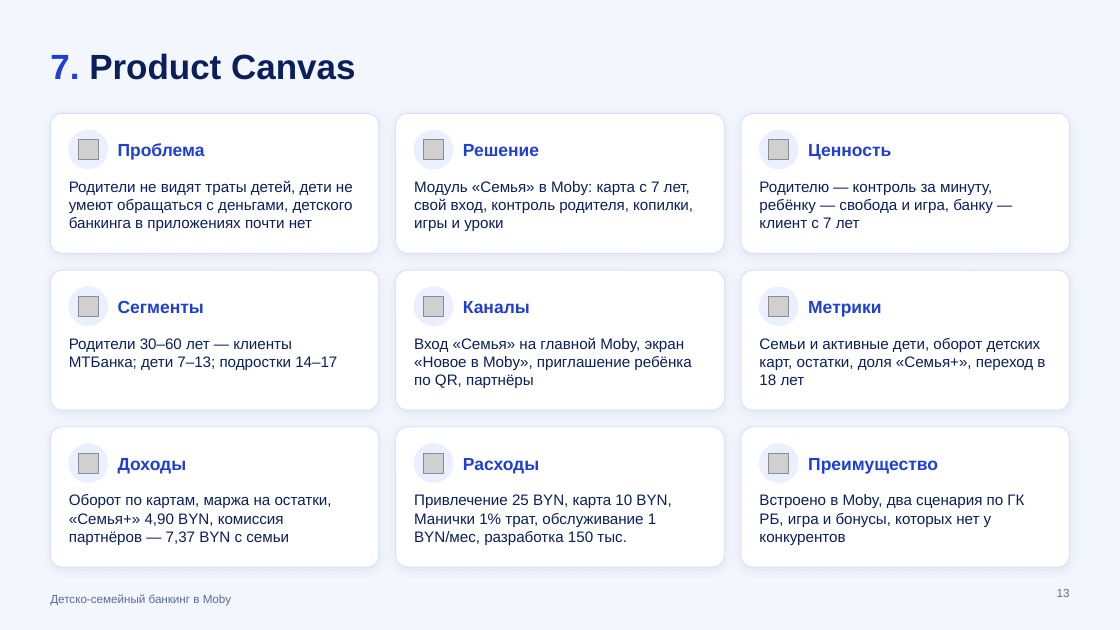
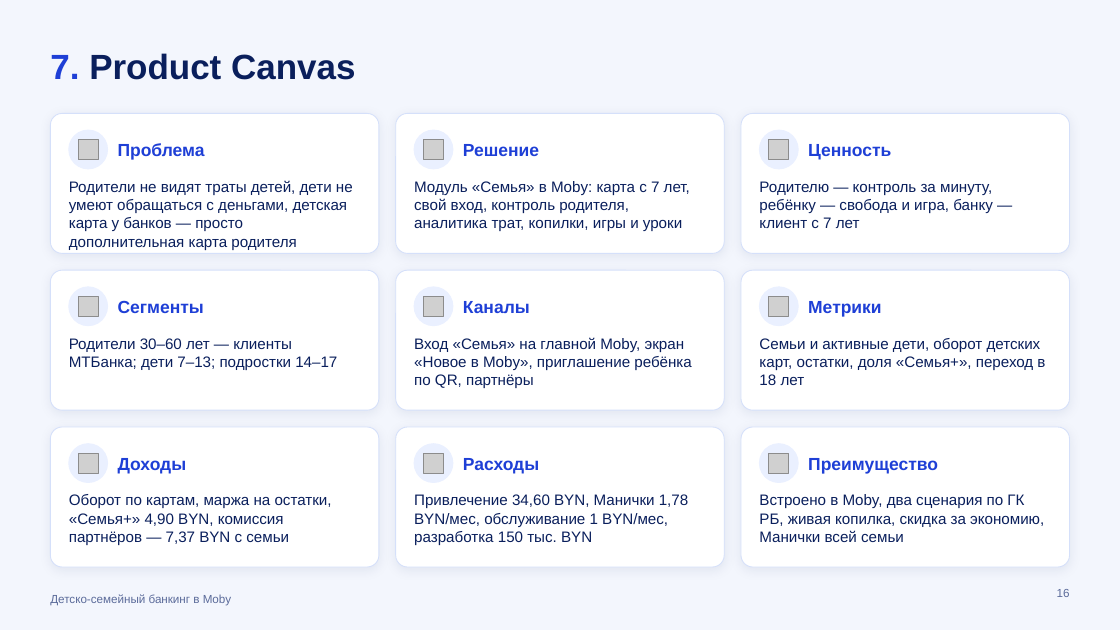
Before and after one commit to kvasiuum/hackatonmtbank, a slide deck: slide 16 of presentation/Moby_Семья_презентация.pptx (slide 13 before the commit). Drawn at 1120x630 pixels with LibreOffice and Linux fonts; fonts in the diff are those of the drawing; grey boxes stand for pictures. Boxes give left, top, right and bottom in pixels: in the first picture for what was removed or moved away, otherwise in the second. Text is boxed around its words. In the diff, an @@ line names an element or a change of style, - is before the commit and + after.

```diff
--- a/presentation/Moby_Семья_презентация.pptx
+++ b/presentation/Moby_Семья_презентация.pptx
@@ text at <box>69,180,353,250</box>: text changed @@
-Родители не видят траты детей, дети не умеют обращаться с деньгами, детского банкинга в приложениях почти нет
+Родители не видят траты детей, дети не умеют обращаться с деньгами, детская карта у банков — просто дополнительная карта родителя
@@ text at <box>414,181,690,231</box>: text changed @@
-Модуль «Семья» в Moby: карта с 7 лет, свой вход, контроль родителя, копилки, игры и уроки
+Модуль «Семья» в Moby: карта с 7 лет, свой вход, контроль родителя, аналитика трат, копилки, игры и уроки
@@ text at <box>414,494,688,545</box>: text changed @@
-Привлечение 25 BYN, карта 10 BYN, Манички 1% трат, обслуживание 1 BYN/мес, разработка 150 тыс.
+Привлечение 34,60 BYN, Манички 1,78 BYN/мес, обслуживание 1 BYN/мес, разработка 150 тыс. BYN
@@ text at <box>759,494,1044,542</box>: text changed @@
-Встроено в Moby, два сценария по ГК РБ, игра и бонусы, которых нет у конкурентов
+Встроено в Moby, два сценария по ГК РБ, живая копилка, скидка за экономию, Манички всей семьи
@@ page number at <box>1057,589,1070,597</box>: text changed @@
-13
+16
```
Also in this commit, not shown: 9 other slides changed, 8 slides added, 3 slides removed, 10 other files.
